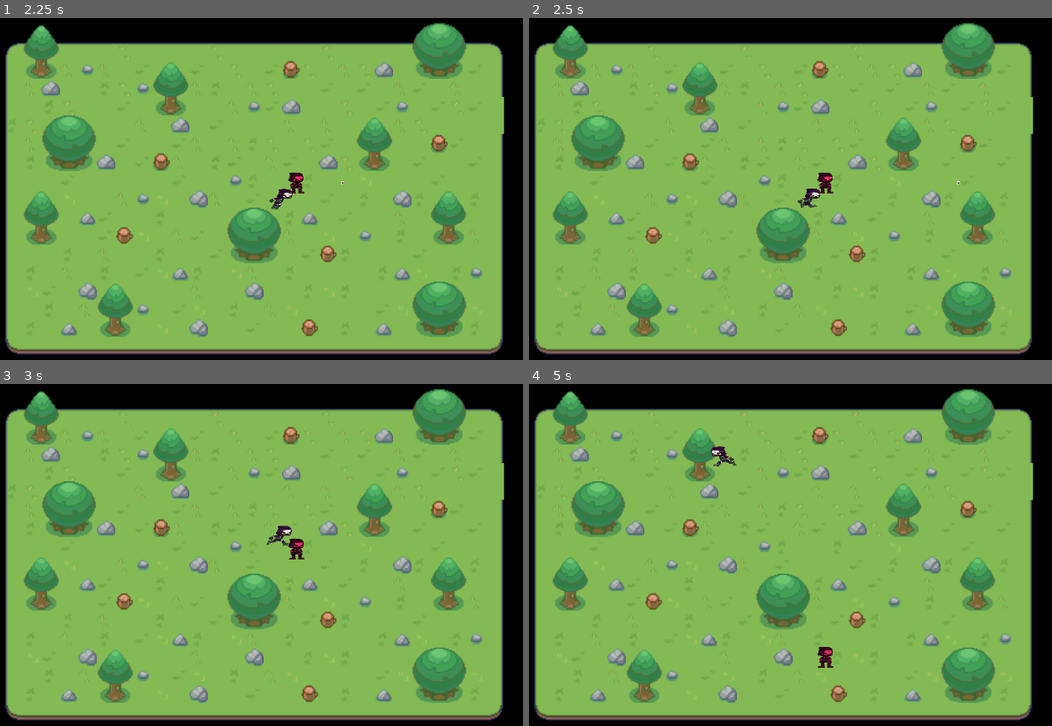
Above: before the commit, frames 1-4 (two rows, left to right).
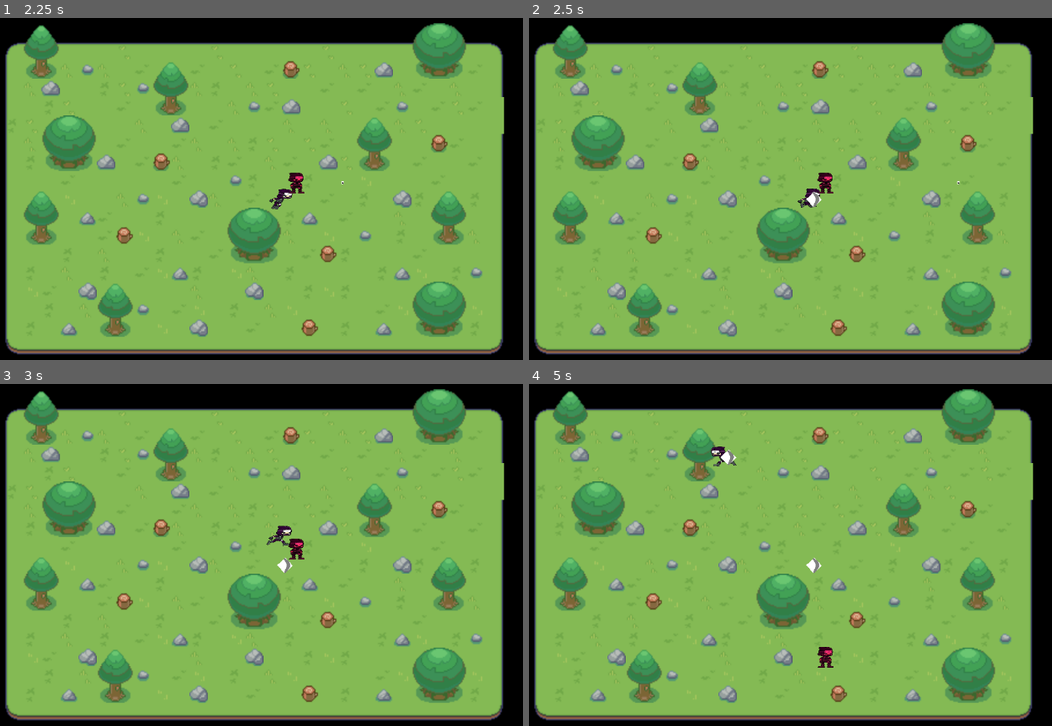
Above: after the commit, the same moments.

Repository: CISC204-S26/final-project-team-6
Game: Godot game, scene res://Scenes/Level1.tscn
The game is run twice, just before and just after one commit, with the same random seed, the same clock (stepped at 60 frames per second) and the same inputs.
Inputs:
- Up to frame 1 (2.25 s): hold D (move_right) 0.53-1.28 s; tap O (Katana) at 0.6, 1.35 s; hold S (move_down) 1.28-2.03 s; hold D (move_right) from 2.03 s (still down); tap Q (Shuriken) at 2.1 s
- Up to frame 2 (2.5 s): keep holding D (move_right); tap O (Katana) at 2.3 s
- Up to frame 3 (3 s): release D (move_right) at 2.78 s; hold W (move_up) from 2.78 s (still down); tap Space (p1_interact) at 2.85 s
- Up to frame 4 (5 s): tap O (Katana) at 3.05, 3.8, 4.55 s; release W (move_up) at 3.53 s; hold K (p2_down) 3.53-4.28 s; hold A (move_left) from 3.53 s (still down); tap U (p2_interact) at 4.35 s

Frame 1 is identical in both runs. In frame 2, less than 0.1% of the frame differs, in the area x 52-56%, y 50-56%; in frame 3, less than 0.1%; in frame 4, 0.2%, in the area x 36-56%, y 19-56%.

Commit message:
Katana Update
Added the Katana (If there's any problems please let me know.)

Diff:
--- /dev/null
+++ b/final_project_all_together_now/Scenes/katana.tscn
@@ -0,0 +1,27 @@
+[gd_scene format=3 uid="uid://dlnkntxtln6i4"]
+
+[ext_resource type="Script" uid="uid://2rsecndg8iyb" path="res://katana.gd" id="1_8ih5n"]
+[ext_resource type="Texture2D" uid="uid://dma34cm7tah82" path="res://Assets/Katana Slash.png" id="2_5f3qk"]
+
+[sub_resource type="RectangleShape2D" id="RectangleShape2D_rregi"]
+size = Vector2(31, 34)
+
+[node name="Katana" type="Node2D" unique_id=1468060254]
+position = Vector2(361, -13.000001)
+rotation = -0.77037513
+scale = Vector2(0.63872266, 0.5688891)
+script = ExtResource("1_8ih5n")
+direction = Vector2(0, 0.6)
+
+[node name="Sprite2D" type="Sprite2D" parent="." unique_id=995889702]
+position = Vector2(10, 12)
+scale = Vector2(0.6, 0.5862069)
+texture = ExtResource("2_5f3qk")
+
+[node name="Area2D" type="Area2D" parent="." unique_id=248027211]
+
+[node name="CollisionShape2D" type="CollisionShape2D" parent="Area2D" unique_id=1765233865]
+position = Vector2(10, 12)
+shape = SubResource("RectangleShape2D_rregi")
+
+[connection signal="body_entered" from="Area2D" to="." method="_on_area_2d_body_entered"]
--- a/final_project_all_together_now/Scripts/player_1.gd
+++ b/final_project_all_together_now/Scripts/player_1.gd
@@ -5,6 +5,7 @@
 @export var speed := 250.0
 
 var shuriken = preload("res://Scenes/Shuriken.tscn")
+var katana = preload("res://Scenes/katana.tscn")
 
 var nearby_interactables = []
 
@@ -21,6 +22,10 @@
 		input_vector.y += 1
 	if Input.is_action_pressed("move_up"):
 		input_vector.y -= 1
+
+	input_vector = input_vector.normalized()
+	if Input.is_action_just_pressed("Katana"):
+		slash_katana(velocity)
 
 	# ---------------- MOVEMENT ----------------
 	velocity = input_vector * speed
@@ -59,3 +64,10 @@
 func _on_interaction_detector_area_exited(area: Area2D) -> void:
 	print("interactable removed")
 	nearby_interactables.erase(area)
+
+# -----------------------WEAPON USUAGE(WIP)------------------------
+func slash_katana(dir: Vector2):
+	var newkatana = katana.instantiate()
+	newkatana.direction = dir
+	newkatana.position = position
+	add_sibling(newkatana)
--- /dev/null
+++ b/final_project_all_together_now/katana.gd
@@ -0,0 +1,19 @@
+extends Node2D
+@export var direction = Vector2(0,0)
+
+
+# Called when the node enters the scene tree for the first time.
+func _ready() -> void:
+	if direction == Vector2 (0,0):
+		direction = Vector2(0,0)
+	pass # Replace with function body.
+
+
+# Called every frame. 'delta' is the elapsed time since the previous frame.
+func _process(delta: float) -> void:
+	position += direction
+	pass
+
+
+func _on_area_2d_body_entered(body: Node2D) -> void:
+	pass # Replace with function body.
--- /dev/null
+++ b/final_project_all_together_now/l_lbo_6f.tscn
@@ -0,0 +1,107 @@
+[gd_scene format=3 uid="uid://c645735cyr4iu"]
+
+[ext_resource type="Texture2D" uid="uid://cqmdme3hu0ho3" path="res://Scripts/LLbo6f.png" id="1_qk6ri"]
+[ext_resource type="PackedScene" uid="uid://cab6ui4gxt301" path="res://Scenes/Player1.tscn" id="2_d42x2"]
+[ext_resource type="PackedScene" uid="uid://wttuql64pwyv" path="res://Scenes/Player2.tscn" id="3_d42x2"]
+[ext_resource type="PackedScene" uid="uid://dl805cguocq0j" path="res://Scenes/Test_Coin.tscn" id="4_1uq0g"]
+
+[sub_resource type="RectangleShape2D" id="RectangleShape2D_1uq0g"]
+size = Vector2(57.98162, 24.200012)
+
+[sub_resource type="RectangleShape2D" id="RectangleShape2D_jghfc"]
+size = Vector2(52.143616, 8.030777)
+
+[sub_resource type="RectangleShape2D" id="RectangleShape2D_ffjf8"]
+size = Vector2(45.86688, 20)
+
+[sub_resource type="RectangleShape2D" id="RectangleShape2D_07lrt"]
+size = Vector2(58.42032, 20)
+
+[sub_resource type="RectangleShape2D" id="RectangleShape2D_sio30"]
+size = Vector2(123.42908, 20)
+
+[sub_resource type="RectangleShape2D" id="RectangleShape2D_gjn4a"]
+size = Vector2(98.770615, 20)
+
+[sub_resource type="RectangleShape2D" id="RectangleShape2D_4ssla"]
+size = Vector2(28.830124, 20)
+
+[sub_resource type="RectangleShape2D" id="RectangleShape2D_qk6ri"]
+size = Vector2(68.732056, 48.892303)
+
+[sub_resource type="RectangleShape2D" id="RectangleShape2D_d42x2"]
+size = Vector2(36.383522, 138.33844)
+
+[node name="LLbo6f" type="Sprite2D" unique_id=17454338]
+position = Vector2(565.99994, 325)
+scale = Vector2(2.2304688, 2.0312502)
+texture = ExtResource("1_qk6ri")
+
+[node name="StaticBody2D" type="StaticBody2D" parent="." unique_id=2057260363]
+
+[node name="CollisionShape2D" type="CollisionShape2D" parent="StaticBody2D" unique_id=908429062]
+position = Vector2(-110.890076, 114.70769)
+shape = SubResource("RectangleShape2D_1uq0g")
+
+[node name="StaticBody2D2" type="StaticBody2D" parent="." unique_id=349135280]
+
+[node name="CollisionShape2D" type="CollisionShape2D" parent="StaticBody2D2" unique_id=1200561483]
+position = Vector2(13.001788, 7.8769245)
+shape = SubResource("RectangleShape2D_jghfc")
+
+[node name="StaticBody2D3" type="StaticBody2D" parent="." unique_id=827097108]
+position = Vector2(-6.7250166, -3.4461536)
+
+[node name="CollisionShape2D" type="CollisionShape2D" parent="StaticBody2D3" unique_id=834537452]
+position = Vector2(-157.88266, 96.49231)
+shape = SubResource("RectangleShape2D_ffjf8")
+
+[node name="StaticBody2D4" type="StaticBody2D" parent="." unique_id=217210662]
+
+[node name="CollisionShape2D" type="CollisionShape2D" parent="StaticBody2D4" unique_id=1397156195]
+position = Vector2(39.385315, 110.76927)
+shape = SubResource("RectangleShape2D_07lrt")
+
+[node name="StaticBody2D5" type="StaticBody2D" parent="." unique_id=1529133082]
+
+[node name="CollisionShape2D" type="CollisionShape2D" parent="StaticBody2D5" unique_id=1051501043]
+position = Vector2(190.69885, 109.78465)
+shape = SubResource("RectangleShape2D_sio30")
+
+[node name="StaticBody2D6" type="StaticBody2D" parent="." unique_id=1328285478]
+
+[node name="CollisionShape2D" type="CollisionShape2D" parent="StaticBody2D6" unique_id=1228851671]
+position = Vector2(-204.95798, -66.46153)
+shape = SubResource("RectangleShape2D_gjn4a")
+
+[node name="StaticBody2D7" type="StaticBody2D" parent="." unique_id=208970517]
+
+[node name="CollisionShape2D" type="CollisionShape2D" parent="StaticBody2D7" unique_id=1555892002]
+position = Vector2(-139.05252, -45.292297)
+shape = SubResource("RectangleShape2D_4ssla")
+
+[node name="CharacterBody2D" parent="StaticBody2D7" unique_id=1418239182 instance=ExtResource("2_d42x2")]
+position = Vector2(51.55867, 51.69229)
+collision_layer = 1
+collision_mask = 1
+
+[node name="StaticBody2D8" type="StaticBody2D" parent="." unique_id=1844842942]
+
+[node name="CollisionShape2D" type="CollisionShape2D" parent="StaticBody2D8" unique_id=359137512]
+position = Vector2(102.22069, 140.30768)
+shape = SubResource("RectangleShape2D_qk6ri")
+
+[node name="StaticBody2D9" type="StaticBody2D" parent="." unique_id=969351816]
+
+[node name="CollisionShape2D" type="CollisionShape2D" parent="StaticBody2D9" unique_id=1905208868]
+position = Vector2(-210.90811, 19.938461)
+shape = SubResource("RectangleShape2D_d42x2")
+
+[node name="Player2" parent="." unique_id=10084500 instance=ExtResource("3_d42x2")]
+position = Vector2(-82.49384, -125.53845)
+
+[node name="TestCoin" parent="." unique_id=1941500520 instance=ExtResource("4_1uq0g")]
+position = Vector2(-55.145325, 50.707687)
+
+[node name="TestCoin2" parent="." unique_id=807344864 instance=ExtResource("4_1uq0g")]
+position = Vector2(110.739075, 75.815384)
Binary file added: final_project_all_together_now/Assets/Katana Slash.png
Not shown, added: final_project_all_together_now/Assets/Katana Slash.png.import
Not shown, added: final_project_all_together_now/katana.gd.uid
